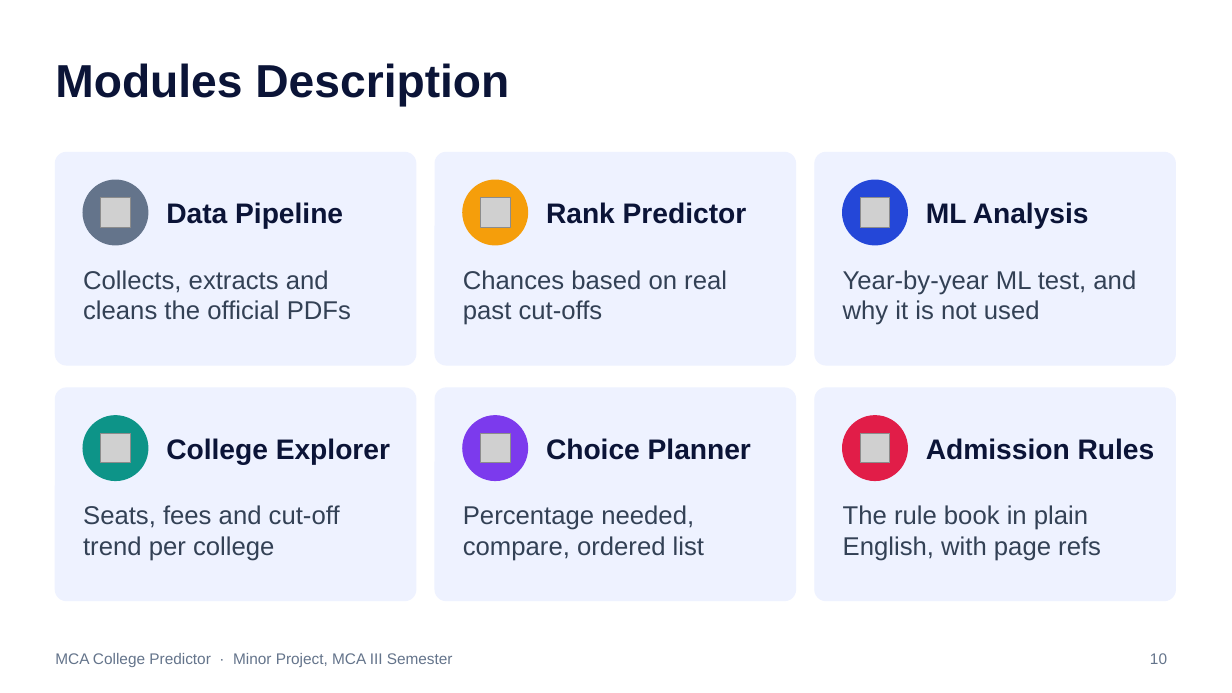
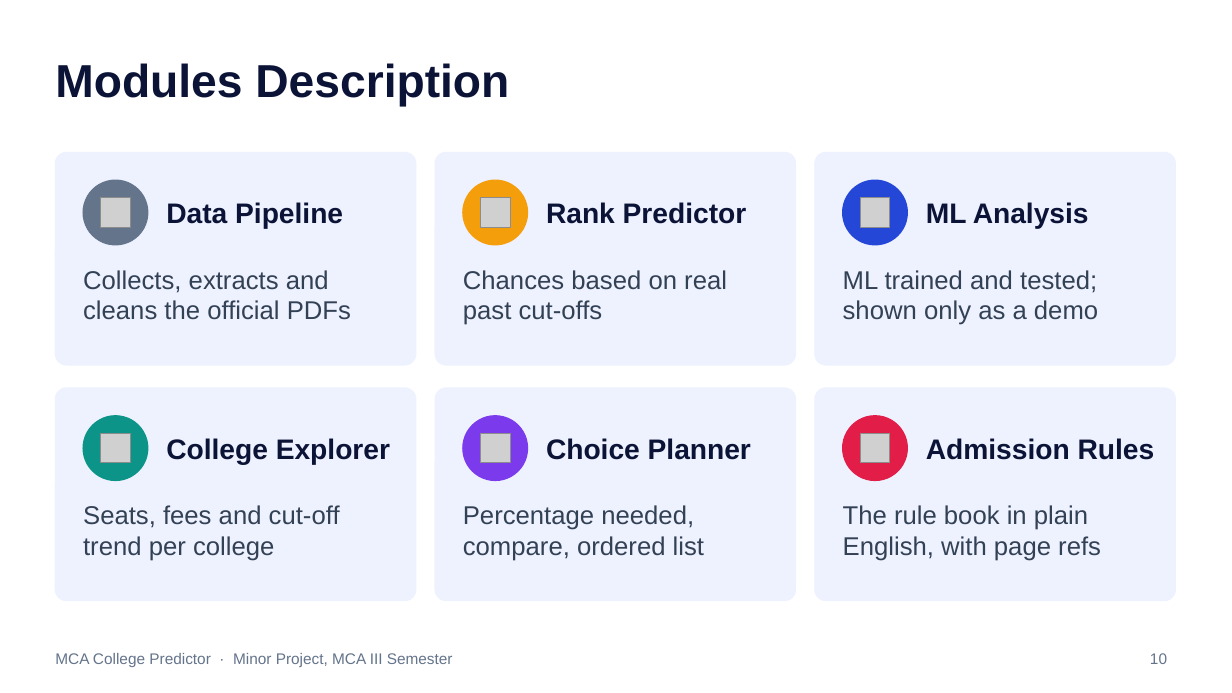
Before and after one commit to i-bhagyashree/mca-college-predictor, a slide deck: slide 10 of presentation/MCA_College_Predictor_Presentation.pptx. Drawn at 1232x693 pixels with LibreOffice and Linux fonts; fonts in the diff are those of the drawing; grey boxes stand for pictures. Boxes give left, top, right and bottom in pixels: in the first picture for what was removed or moved away, otherwise in the second. Text is boxed around its words. In the diff, an @@ line names an element or a change of style, - is before the commit and + after.

Commit message:
Presentation: Rank Predictor result first, ML shown as a demo on every slide

```diff
--- a/presentation/MCA_College_Predictor_Presentation.pptx
+++ b/presentation/MCA_College_Predictor_Presentation.pptx
@@ text at box(843, 270, 1098, 325): text changed @@
-Year-by-year ML test, and why it is not used
+ML trained and tested; shown only as a demo
```
Also in this commit, not shown: 3 other slides changed, 1 other file.
